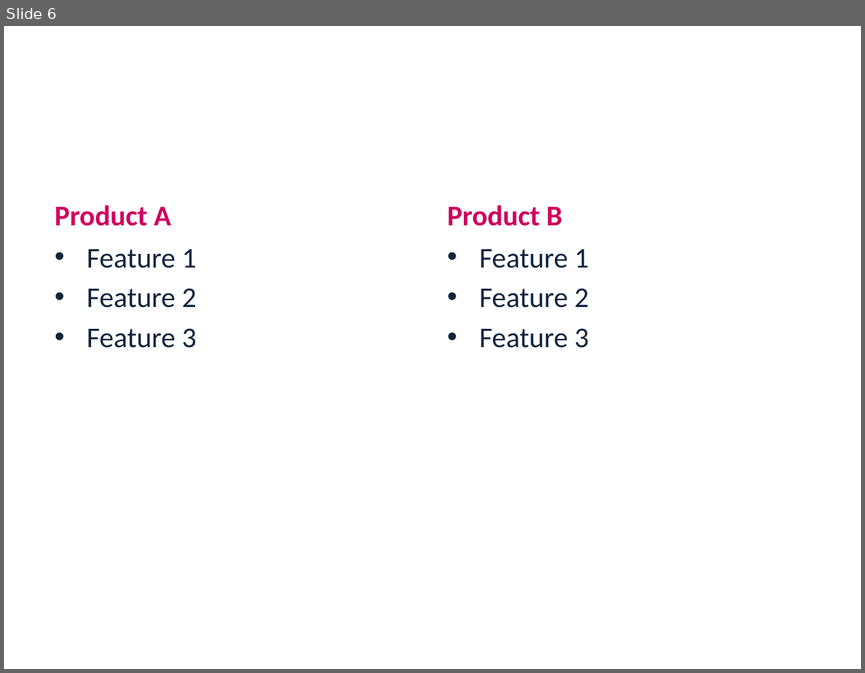
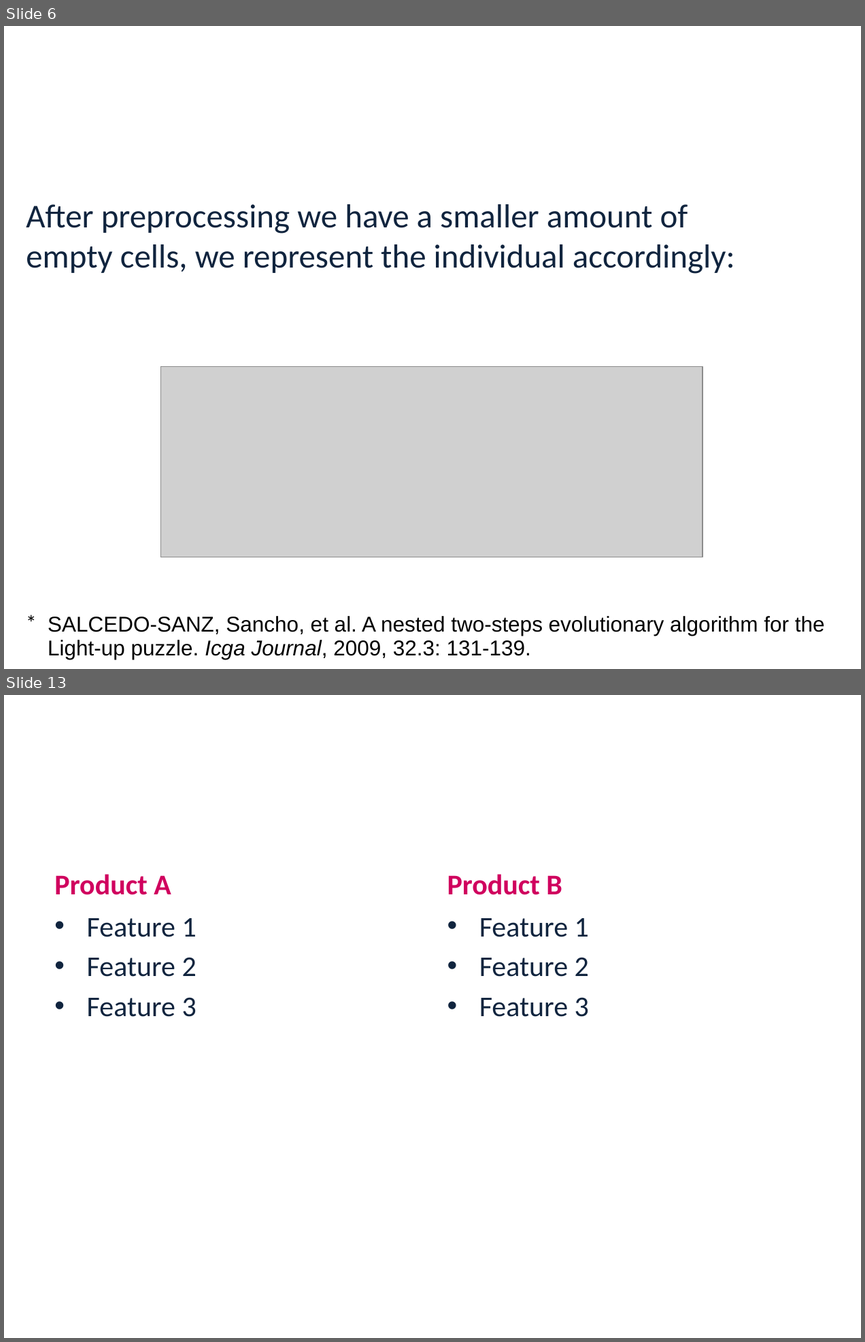
Before and after one commit to LironAvr/EvolutionaryLightsUp, a slide deck: presentation.pptx. Shown one above the other, each under a label of ours: slide 6 before the commit, slides 6 and 13 after it; the slides between them are not shown. The pictures are 865x673 and 865x1342 pixels, drawn with LibreOffice and Linux fonts; fonts in the diff are those of the drawing; grey boxes stand for pictures; background and template pictures are left out. Boxes give left, top, right and bottom in pixels: in the first picture for what was removed or moved away, otherwise in the second. Text is boxed around its words. In the diff, an @@ line names an element or a change of style, - is before the commit and + after.

```diff
--- a/presentation.pptx
+++ b/presentation.pptx
@@ slide 6 added at [4, 26, 861, 669], background picture (left out) @@
@@ text added at [26, 204, 735, 274], 28 pt, text #0F243E @@
+After preprocessing we have a smaller amount of empty cells, we represent the individual accordingly:
@@ title added at [434, 244, 565, 268], 32.4 pt, text #FFFFFF @@
+Individual Representation
@@ picture added at [161, 366, 702, 556] @@
@@ text added at [18, 605, 676, 639], 18 pt, text #000000 @@
+*
@@ table added at [39, 605, 840, 669], 1 rows, 1 columns @@
+SALCEDO-SANZ, Sancho, et al. A nested two-steps evolutionary algorithm for the Light-up puzzle. Icga Journal, 2009, 32.3: 131-139.
@@ what was slide 6 is now slide 13 @@
```
Also in this commit, not shown: 7 other slides added, 1 slide removed.
